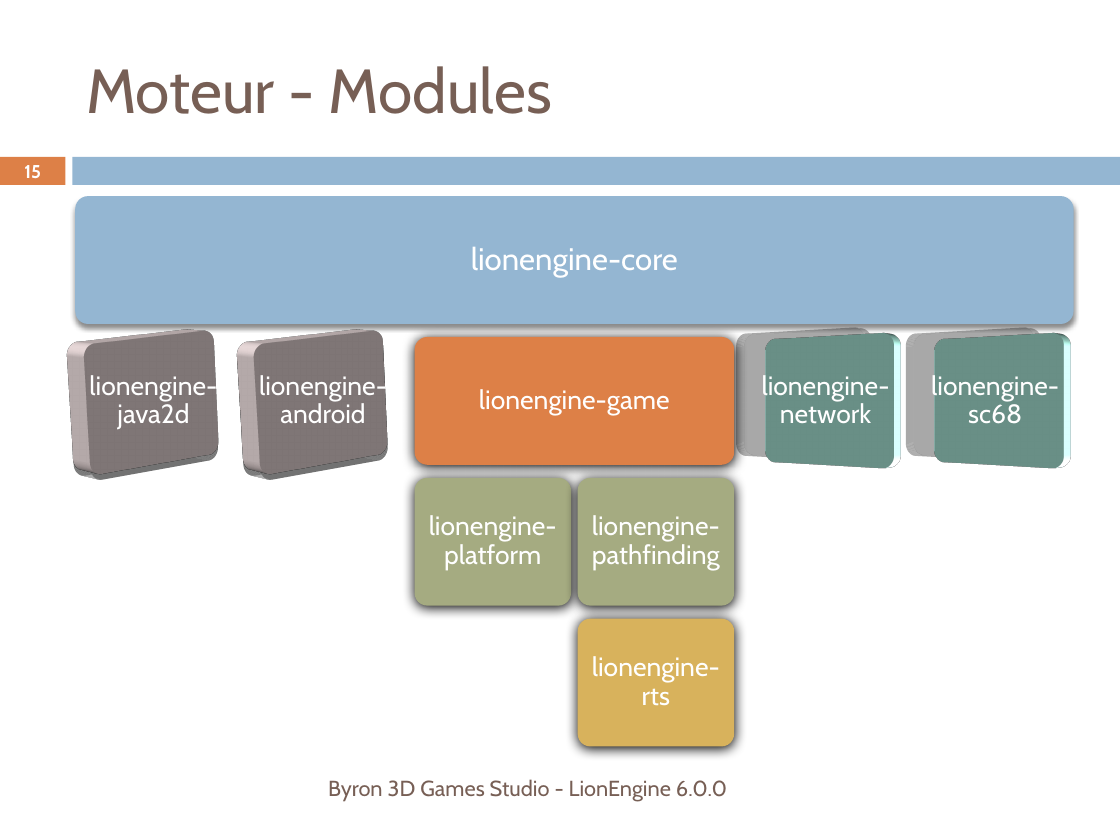
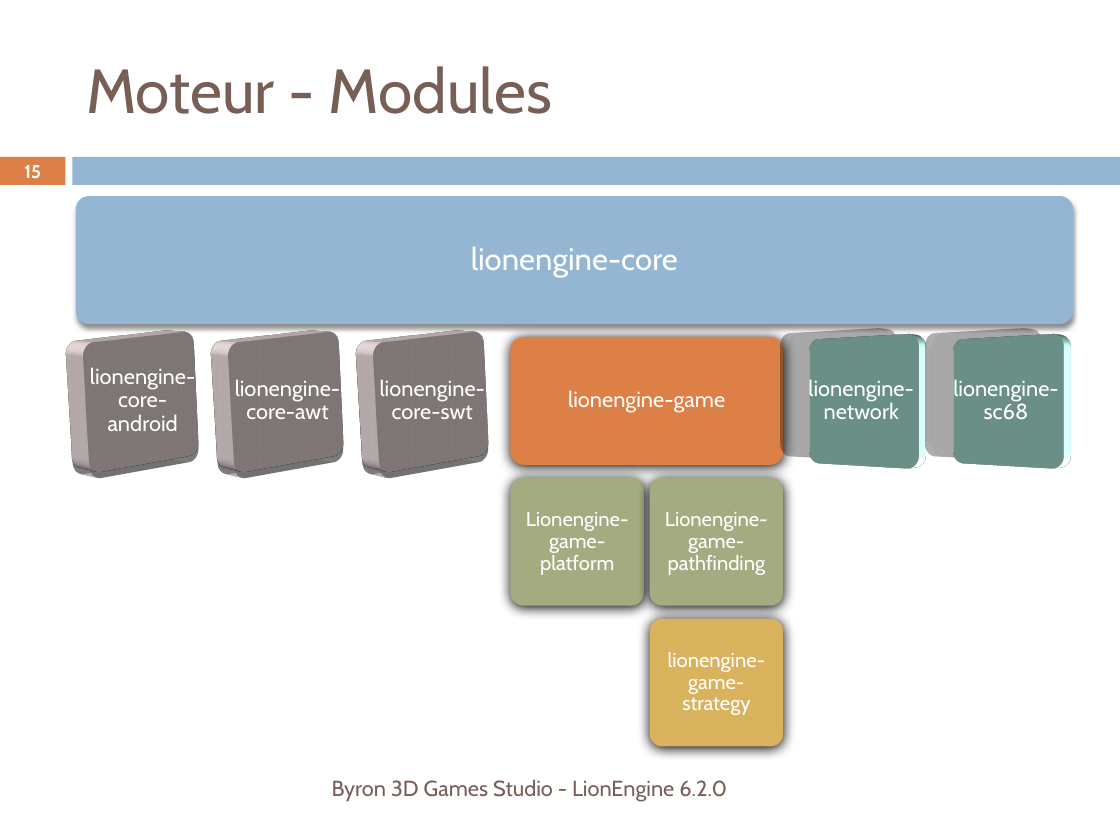
Before and after one commit to b3dgs/lionengine, a slide deck: slide 15 of doc/src/lionengine.pptx. Drawn at 1120x840 pixels with LibreOffice and Linux fonts; fonts in the diff are those of the drawing. Boxes give left, top, right and bottom in pixels: in the first picture for what was removed or moved away, otherwise in the second. Text is boxed around its words. In the diff, an @@ line names an element or a change of style, - is before the commit and + after.

```diff
--- a/doc/src/lionengine.pptx
+++ b/doc/src/lionengine.pptx
@@ rounded rectangle: place and size @@
-rounded rectangle at <box>75,337,232,465</box>
+rounded rectangle at <box>76,337,209,465</box>
@@ rounded rectangle: place and size @@
-rounded rectangle at <box>245,337,402,465</box>
+rounded rectangle at <box>221,337,354,465</box>
@@ rounded rectangle added at <box>365,337,498,465</box>, fill #968C8C @@
@@ rounded rectangle: place and size @@
-rounded rectangle at <box>414,337,734,465</box>
+rounded rectangle at <box>511,337,784,465</box>
@@ size 17 to 14 pt; less space between paragraphs in 3 elements at <box>953,379,1058,419</box>, <box>808,377,913,419</box>, <box>568,390,725,413</box> @@
@@ text "lionengine-game": place and size @@
-text "lionengine-game" at <box>479,389,670,415</box>
+text "lionengine-game" at <box>568,390,725,413</box>
@@ rounded rectangle: place and size @@
-rounded rectangle at <box>747,337,904,465</box>
+rounded rectangle at <box>794,337,927,465</box>
@@ text "lionengine-network": place and size @@
-text "lionengine-network" at <box>762,373,890,423</box>
+text "lionengine-network" at <box>808,377,913,419</box>
@@ rounded rectangle: place and size @@
-rounded rectangle at <box>917,337,1074,465</box>
+rounded rectangle at <box>940,337,1073,465</box>
@@ text "lionengine-sc68": place and size @@
-text "lionengine-sc68" at <box>931,373,1059,424</box>
+text "lionengine-sc68" at <box>953,379,1058,419</box>
@@ text at <box>90,367,195,431</box>: text changed; size 17 to 14 pt @@
-lionengine-android
+lionengine-core-android
@@ text at <box>235,379,340,419</box>: text changed; size 17 to 14 pt @@
-lionengine-java2d
+lionengine-core-awt
@@ text added at <box>380,379,485,419</box>, 14 pt, text #FFFFFF @@
+lionengine-core-swt
@@ rounded rectangle: place and size @@
-rounded rectangle at <box>414,478,571,606</box>
+rounded rectangle at <box>511,478,644,606</box>
@@ rounded rectangle: place and size @@
-rounded rectangle at <box>578,478,735,606</box>
+rounded rectangle at <box>650,478,783,606</box>
@@ text at <box>526,512,629,575</box>: text changed; size 17 to 13 pt @@
-lionengine-platform
+Lionengine-game-platform
@@ text at <box>665,512,768,575</box>: text changed; size 17 to 13 pt @@
-lionengine-pathfinding
+Lionengine-game-pathfinding
@@ rounded rectangle: place and size @@
-rounded rectangle at <box>578,618,735,746</box>
+rounded rectangle at <box>650,618,783,746</box>
@@ text at <box>668,652,765,715</box>: text changed; size 17 to 13 pt @@
-lionengine-rts
+lionengine-game-strategy
@@ text at <box>332,779,727,801</box>: text changed @@
-Byron 3D Games Studio - LionEngine 6.0.0
+Byron 3D Games Studio - LionEngine 6.2.0
```
Also in this commit, not shown: 48 other slides changed.
